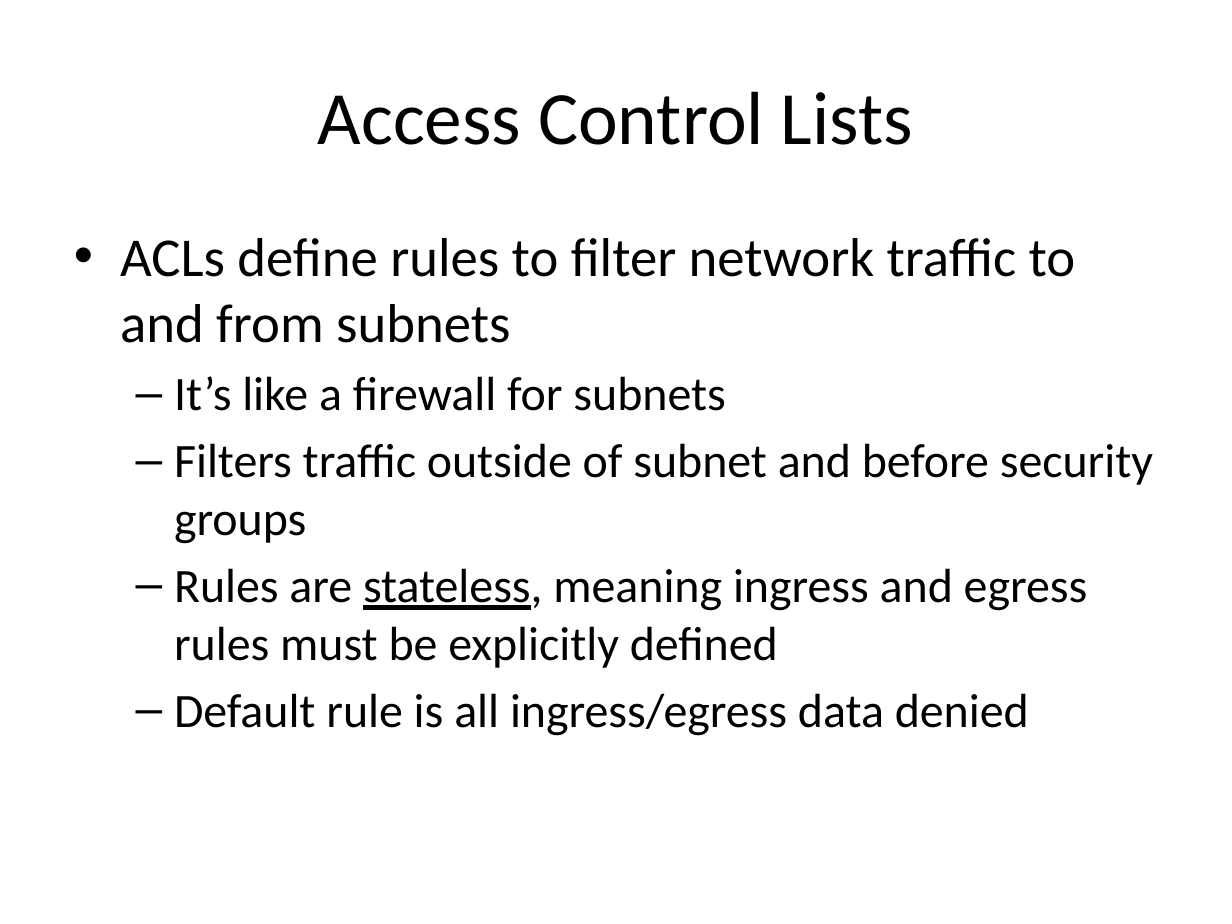
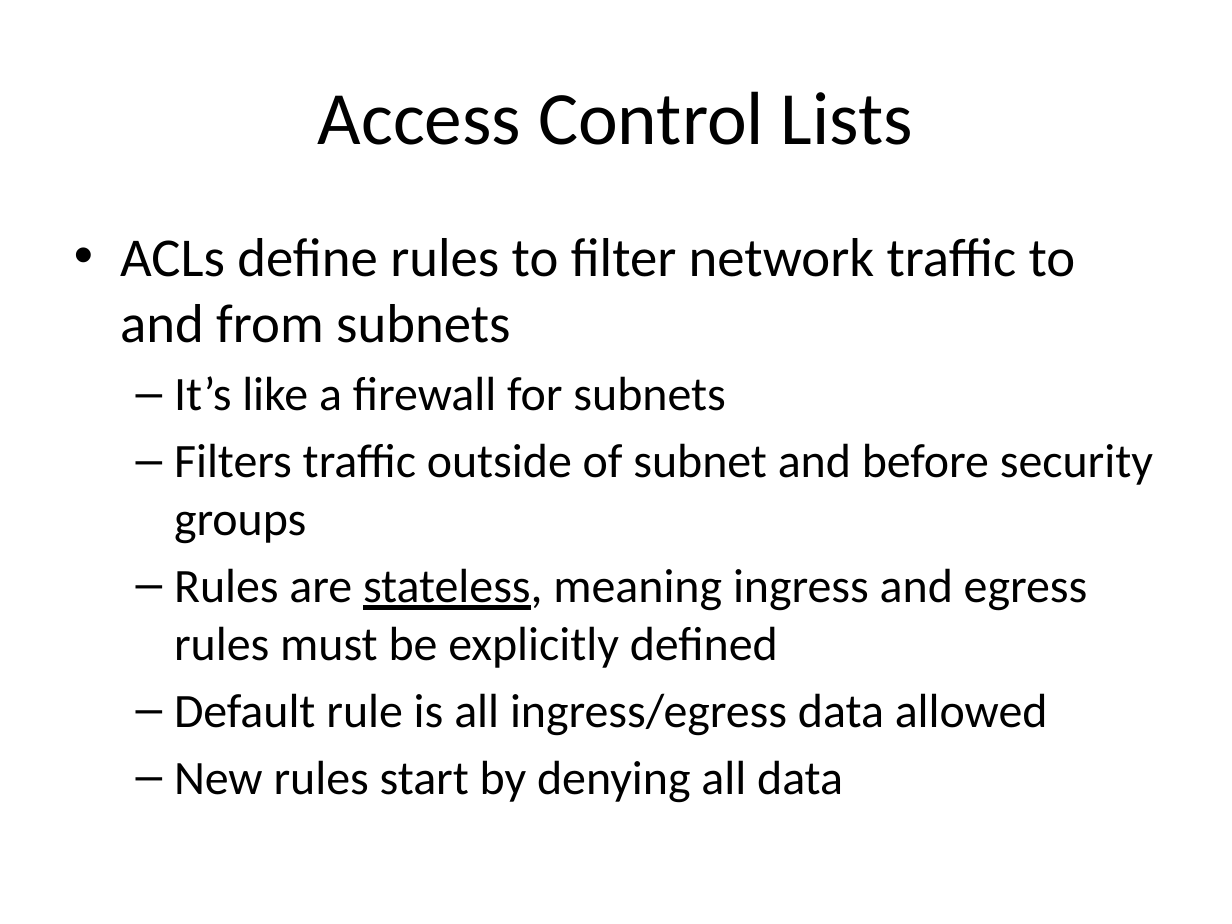
Before and after one commit to jasondbaker/infrastructure-class, a slide deck: slide 21 of infrastructure-week-5.pptx. Drawn at 1232x924 pixels with LibreOffice and Linux fonts; fonts in the diff are those of the drawing. Boxes give left, top, right and bottom in pixels: in the first picture for what was removed or moved away, otherwise in the second. Text is boxed around its words. In the diff, an @@ line names an element or a change of style, - is before the commit and + after.

```diff
--- a/infrastructure-week-5.pptx
+++ b/infrastructure-week-5.pptx
@@ text at [174,693,1048,803]: text changed @@
-  – Default rule is all ingress/egress data denied
+  – Default rule is all ingress/egress data allowed
+  – New rules start by denying all data
```
Also in this commit, not shown: 2 other slides changed, 8 other files.
